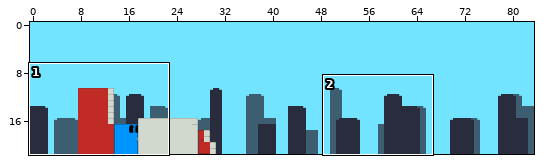
Tiled map, stored at core/assets/maps/truck.tmx. The first picture is a wide view before the edit; the outline marks the close-up.
Close-up. First the earlier version:
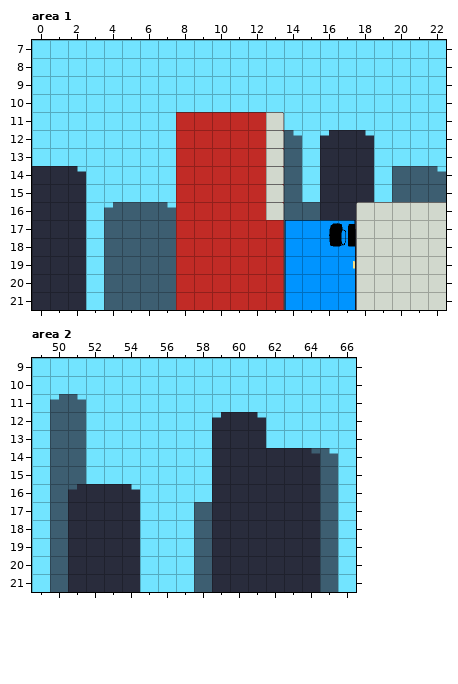
Cells are 32x32 px. Shown: area 1 x 0..22, y 7..21; area 2 x 49..66, y 9..21. The commit also changed other parts of the map, which this record leaves out.
Now the later version:
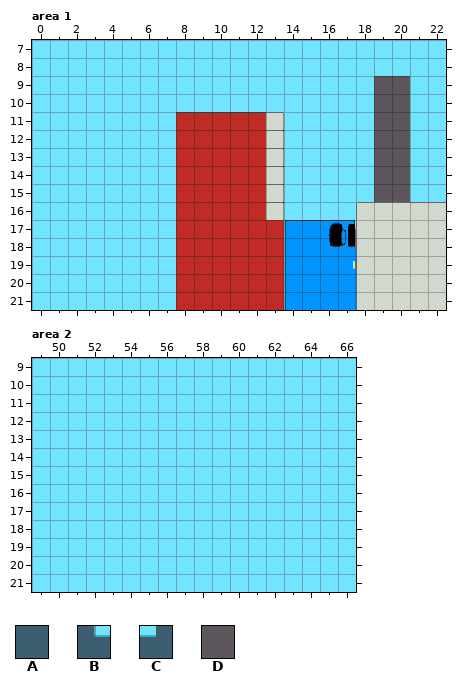
Key: from "background": A 0, B 1, C 2; from "town": D 56.
_ is an empty cell, # one hidden under a higher layer.
See-through tiles are keyed as they look on the map.
Change:
Layer "PARALLAXSLOW", area 1:
y 12: x 14 B -> _
y 13: x 14 A -> _
y 14: x 14 A -> _; x 20..22 AAB -> ___
y 15: x 14 A -> _; x 20..22 AAA -> ___
y 16: x 4..7 CAAB -> ____; x 14..16 AA# -> ___
y 17..21: x 4..7 AAAA -> ____; x 14 A -> _
Layer "PARALLAXFAST", area 1:
y 9..11: x 19..20 __ -> DD
y 12: x 16..20 CAB__ -> ___DD
y 13: x 16..20 AAA__ -> ___DD
y 14: x 0..2 AAB -> ___; x 16..20 AAA__ -> ___DD
y 15: x 0..2 AAA -> ___; x 16..20 AAA__ -> ___DD
y 16: x 0..2 AAA -> ___; x 16..17 AA -> __
y 17..21: x 0..2 AAA -> ___; x 17 A -> _
Layer "PARALLAXSLOW", area 2:
y 11: x 50..51 CB -> __
y 12..13: x 50..51 AA -> __
y 14: x 50..51 AA -> __; x 63..65 #AB -> ___
y 15..16: x 50..51 AA -> __; x 63..65 ##A -> ___
y 17..21: x 50..51 A# -> __; x 58..60 A## -> ___; x 63..65 ##A -> ___
Layer "PARALLAXFAST", area 2:
y 12: x 59..61 CAB -> ___
y 13: x 59..61 AAA -> ___
y 14: x 59..64 AAAAAB -> ______
y 15: x 59..64 AAAAAA -> ______
y 16: x 51..54 CAAB -> ____; x 59..64 AAAAAA -> ______
y 17..21: x 51..54 AAAA -> ____; x 59..64 AAAAAA -> ______
Boxes around the changes in both close-ups, in picture pixels (x1, y1, x2, y2):
changed: (284, 76, 446, 310)
removed: (32, 166, 86, 310)
removed: (104, 202, 176, 310)
removed: (50, 394, 140, 592)
removed: (194, 412, 338, 592)
